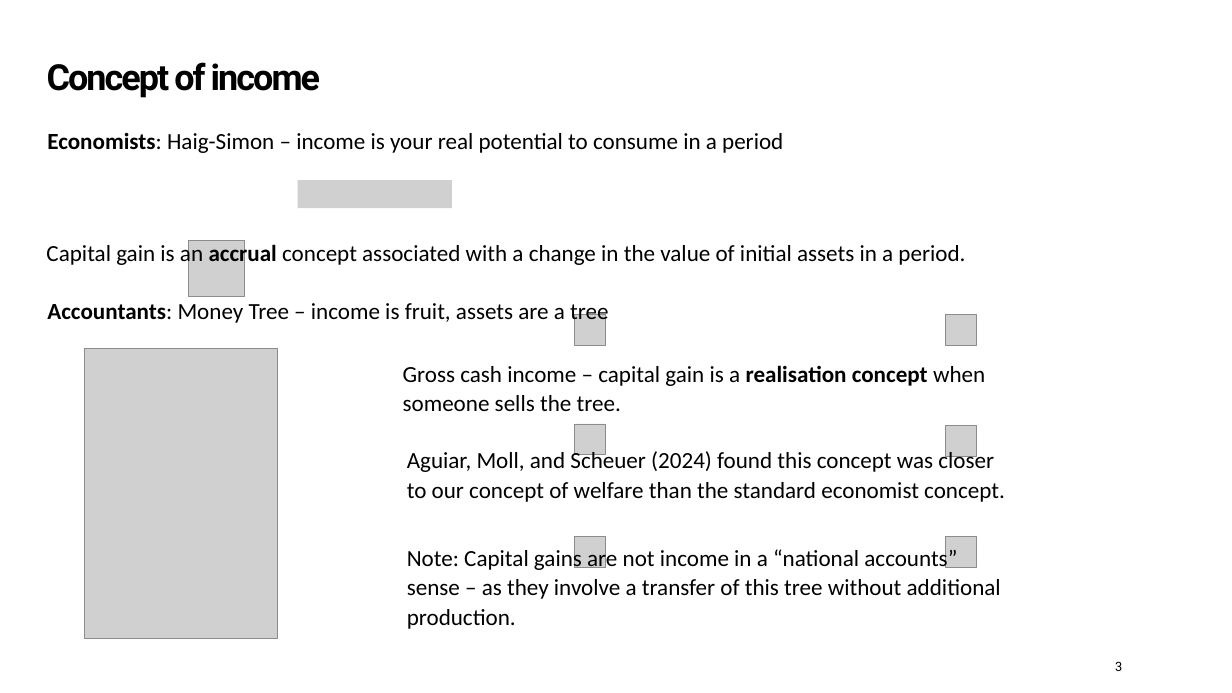
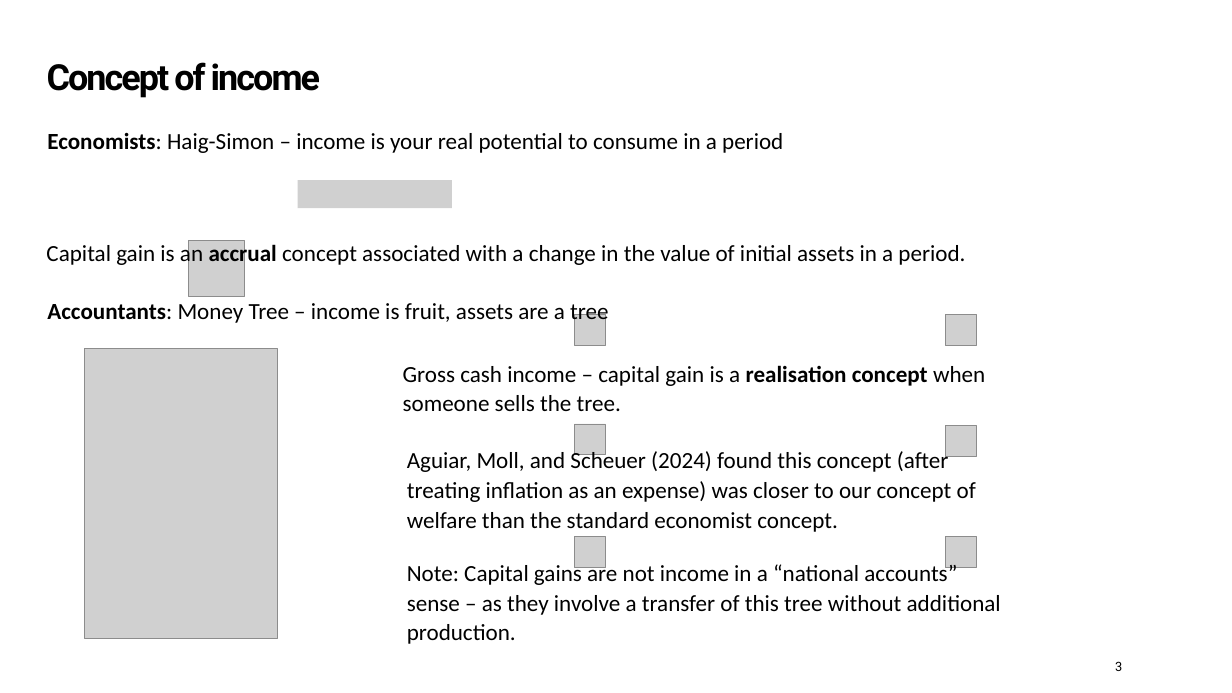
Before and after one commit to Zjub/TVHENZ, a slide deck: slide 3 of e61 Projects/Presentations/What are capital gains.pptx. Drawn at 1232x693 pixels with LibreOffice and Linux fonts; fonts in the diff are those of the drawing; grey boxes stand for pictures; background and template pictures are left out. Boxes give left, top, right and bottom in pixels: in the first picture for what was removed or moved away, otherwise in the second. Text is boxed around its words. In the diff, an @@ line names an element or a change of style, - is before the commit and + after.

```diff
--- a/e61 Projects/Presentations/What are capital gains.pptx
+++ b/e61 Projects/Presentations/What are capital gains.pptx
@@ text at box(407, 449, 976, 532): text changed @@
-Aguiar, Moll, and Scheuer (2024) found this concept was closer to our concept of welfare than the standard economist concept.
+Aguiar, Moll, and Scheuer (2024) found this concept (after treating inflation as an expense) was closer to our concept of welfare than the standard economist concept.
@@ text "Note: Capital gains are not ...": place and size @@
-text "Note: Capital gains are not ..." at box(407, 546, 1001, 629)
+text "Note: Capital gains are not ..." at box(407, 561, 1001, 644)
```
Also in this commit, not shown: 2 other files.
